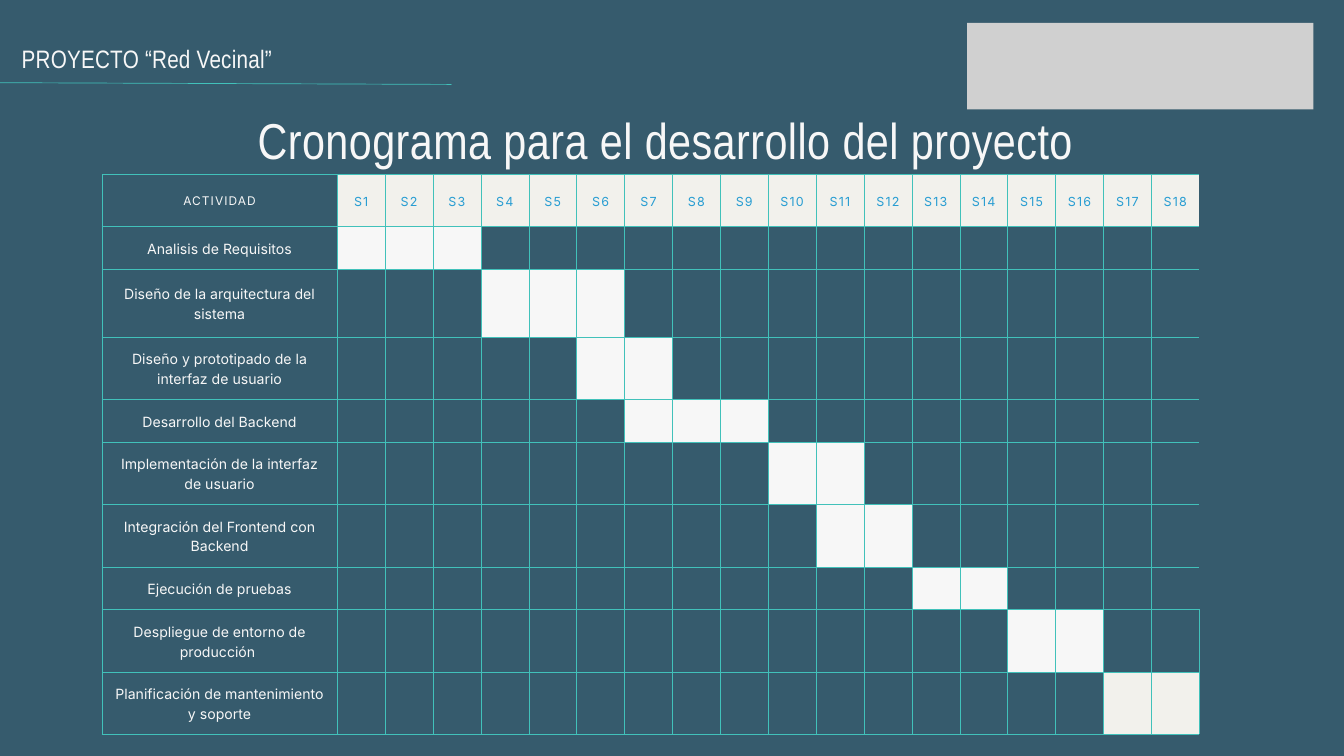
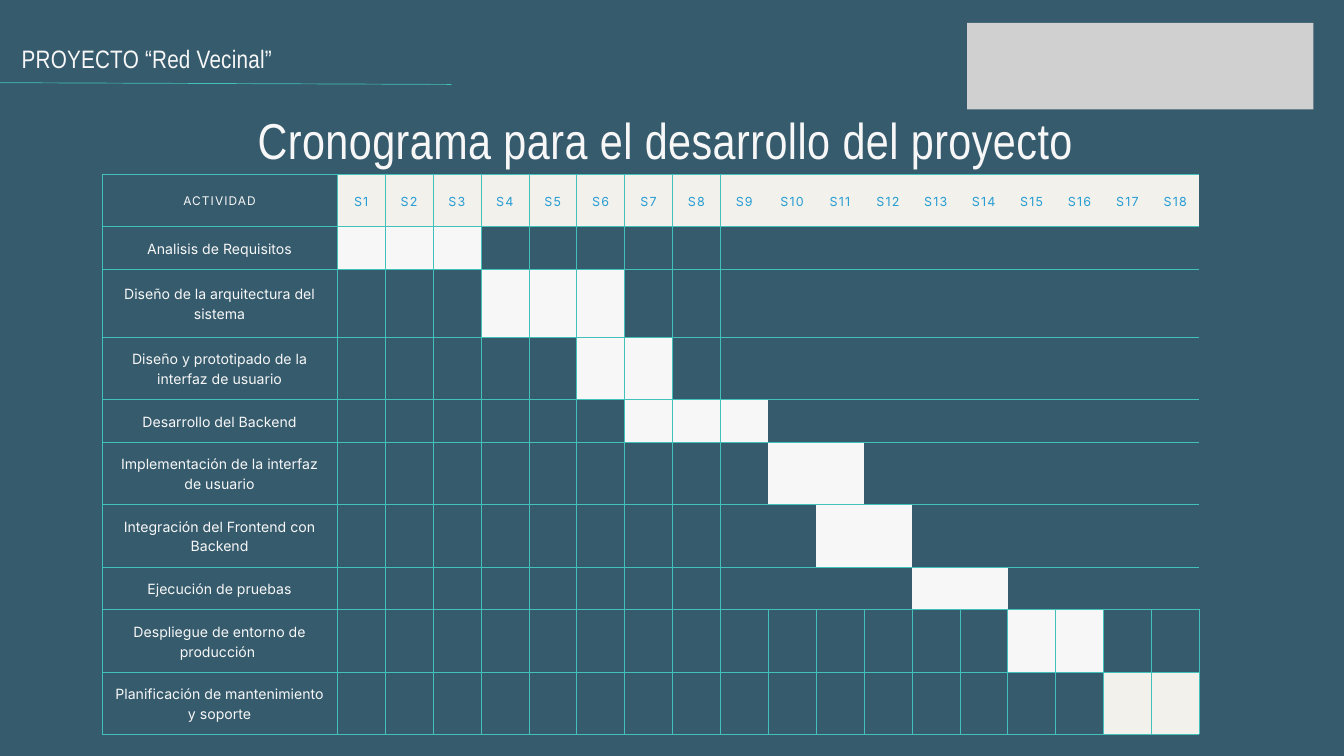
Before and after one commit to VicxNF/Junta-Vecinos, a slide deck: slide 7 of Fase 2/Evidencias Proyecto/Presentacion Proyecto Red Vecinal.pptx. Drawn at 1344x756 pixels with LibreOffice and Linux fonts; fonts in the diff are those of the drawing; grey boxes stand for pictures. Boxes give left, top, right and bottom in pixels: in the first picture for what was removed or moved away, otherwise in the second. Text is boxed around its words. In the diff, an @@ line names an element or a change of style, - is before the commit and + after.

```diff
--- a/Fase 2/Evidencias Proyecto/Presentacion Proyecto Red Vecinal.pptx
+++ b/Fase 2/Evidencias Proyecto/Presentacion Proyecto Red Vecinal.pptx
@@ table at box(102, 175, 1196, 734) @@
@@ borders changed @@
```
Also in this commit, not shown: 1 other slide changed, 6 other files.
